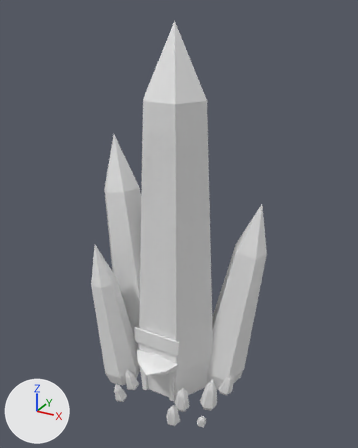
The Blender file art/blend/hotel.blend: old version first, new version second.
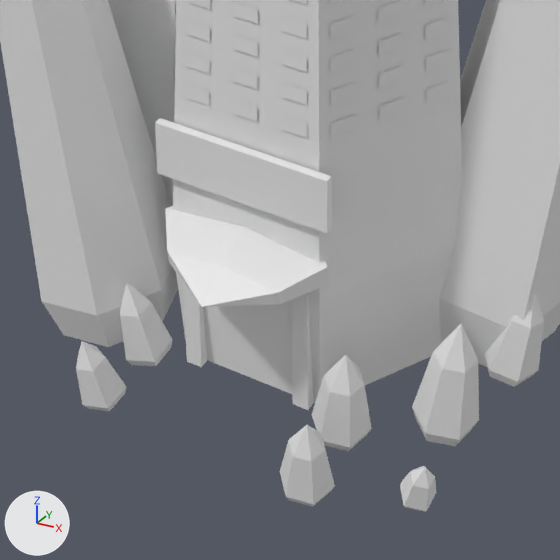
There are two pictures of each version: one whole from a 50 mm lens placed at (16.59, -29.05, 28.84), pointed at (0.06, 1.01, 13.81), one close up on the part from 26% to 66% of the width and 66% to 98% of the height. The axes (+X, +Y, +Z) are drawn at lower left. The lights are the same throughout. The last two pictures show the newer version.

Names of what the first close-up shows: 'tower-crystals', 'tower-door-jamb', 'tower-main', 'tower-porch', 'tower-signboard', 'tower-spire-a', 'tower-spire-b', 'tower-spire-c', 'tower-windows'.
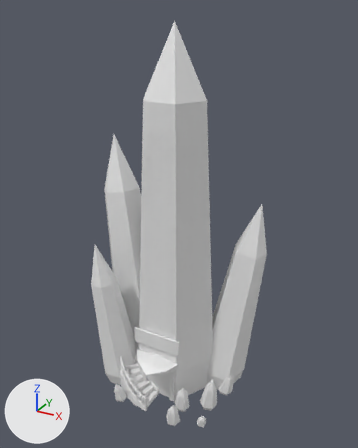
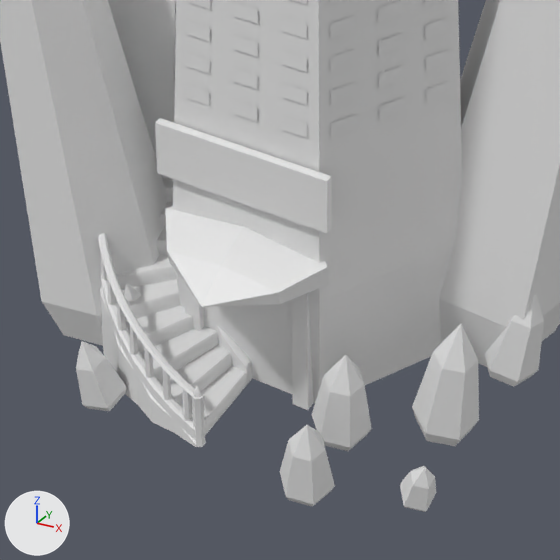
Boxes [x1, y1, x2, y2] around the edits, measured in the close-ups (560 x 560 px):
'stair-tread', added
    after: [116, 179, 248, 435]
'stair-stringer', added
    after: [100, 276, 252, 447]
'stair-rail', added
    after: [98, 233, 251, 396]
'stair-baluster', added
    after: [101, 256, 192, 421]
'stair-newel', added
    after: [192, 386, 206, 447]

Diff of the bpy script that builds the scene:
```diff
--- a/art/blend/hotel.blend.py
+++ b/art/blend/hotel.blend.py
@@ me_stair_newel @@
+me_stair_newel.from_pydata(...)  # 90 vertices, 98 faces; spans x -4.4..0.12, y -4.4..0.12, z 0.0..4.34
+me_stair_newel.polygons.foreach_set('use_smooth', [True] * 98)
@@ me_stair_baluster @@
+me_stair_baluster.from_pydata(...)  # 260 vertices, 312 faces; spans x -4.35..-0.19, y -4.35..-0.19, z 0.51..4.01
+me_stair_baluster.polygons.foreach_set('use_smooth', [True] * 312)
@@ me_stair_rail @@
+me_stair_rail.from_pydata(...)  # 366 vertices, 358 faces; spans x -4.36..0.0, y -4.36..0.0, z 0.39..4.12
+me_stair_rail.polygons.foreach_set('use_smooth', [True] * 358)
@@ me_stair_stringer @@
+me_stair_stringer.from_pydata(...)  # 320 vertices, 304 faces; spans x -4.4..0.0, y -4.41..0.0, z 0.0..3.3
@@ me_stair_tread @@
+me_stair_tread.from_pydata(...)  # 160 vertices, 158 faces; spans x -4.2..0.0, y -4.2..0.0, z 0.0..3.2
+me_stair_tread.polygons.foreach_set('use_smooth', [True] * 158)
@@ ob_stair_newel @@
+ob_stair_newel = bpy.data.objects.new('stair-newel', me_stair_newel)
+ob_stair_newel.location = (0.0, 0.0, 0.0)
@@ ob_stair_baluster @@
+ob_stair_baluster = bpy.data.objects.new('stair-baluster', me_stair_baluster)
+ob_stair_baluster.location = (0.0, 0.0, 0.0)
@@ ob_stair_rail @@
+ob_stair_rail = bpy.data.objects.new('stair-rail', me_stair_rail)
+ob_stair_rail.location = (0.0, 0.0, 0.0)
@@ ob_stair_stringer @@
+ob_stair_stringer = bpy.data.objects.new('stair-stringer', me_stair_stringer)
+ob_stair_stringer.location = (0.0, 0.0, 0.0)
@@ ob_stair_tread @@
+ob_stair_tread = bpy.data.objects.new('stair-tread', me_stair_tread)
+ob_stair_tread.location = (0.0, 0.0, 0.0)
```
